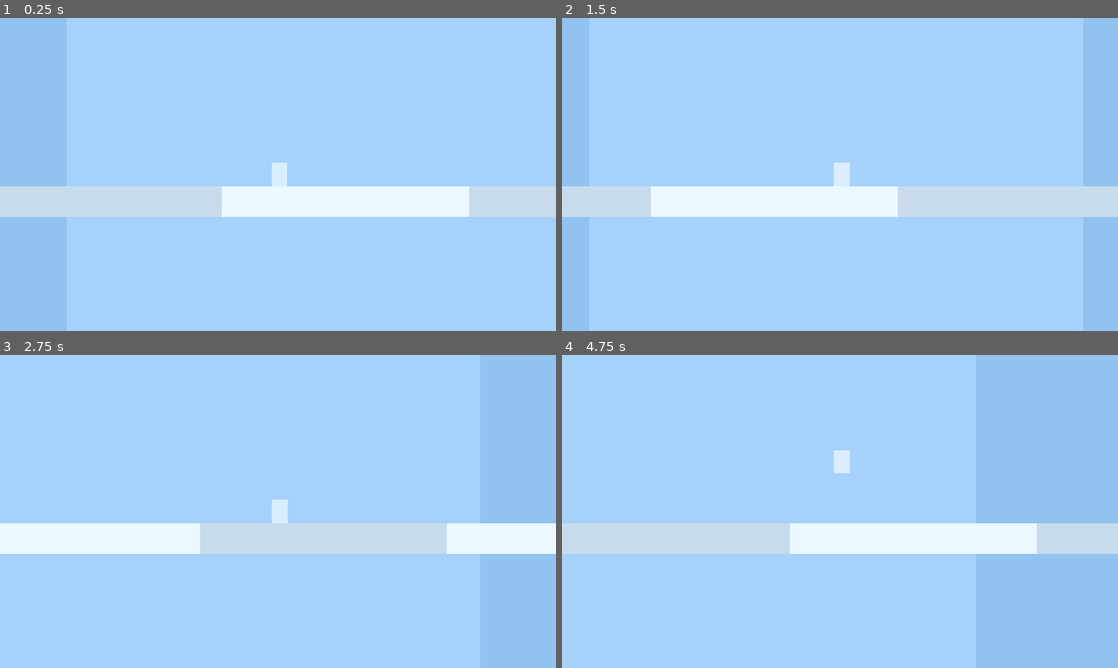
Above: before the commit, frames 1-4 (two rows, left to right).
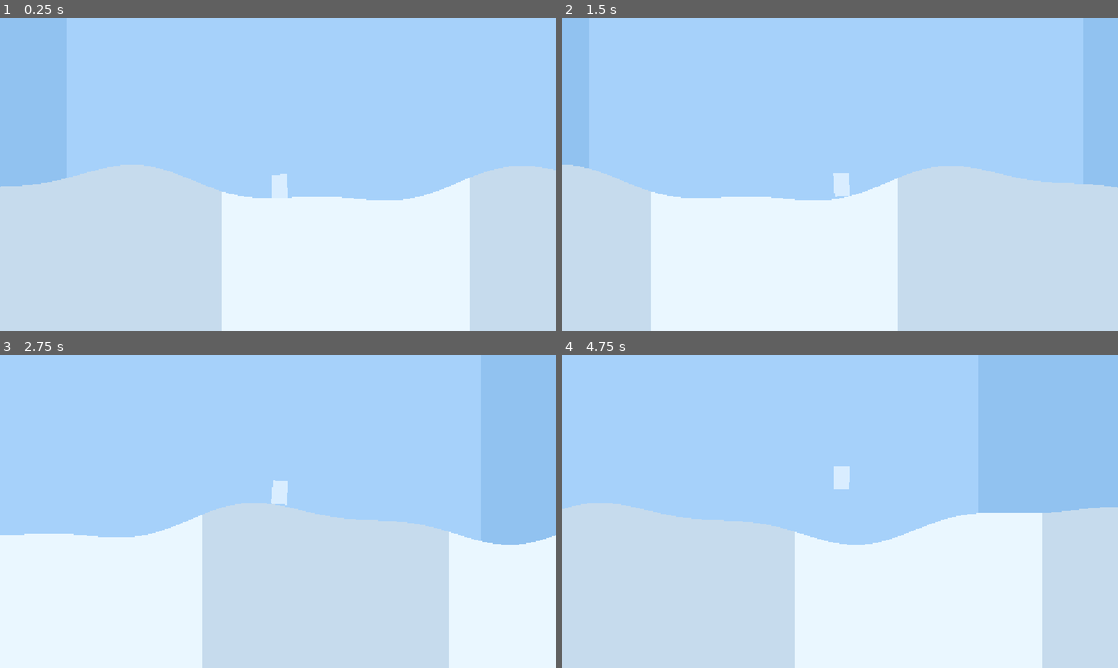
Above: after the commit, the same moments.

Repository: Kiernan-Hub/Aurora
Game: Godot game, scene res://scenes/main.tscn
The game is run twice, just before and just after one commit, with the same random seed, the same clock (stepped at 60 frames per second) and the same inputs.
Inputs:
- Up to frame 1 (0.25 s): no input
- Up to frame 2 (1.5 s): tap Enter (ui_accept) at 0.5, 0.77 s
- Up to frame 3 (2.75 s): tap Enter (ui_accept) at 1.52 s
- Up to frame 4 (4.75 s): tap Enter (ui_accept) at 3.02, 3.77, 4.52 s

The runs differ from the first frame. In frame 1, 40% of the frame differs, in the area x 0-100%, y 46-100%; in frame 2, 40%; in frame 3, 40%; in frame 4, 40%, in the area x 0-100%, y 30-100%.

Commit message:
terrain works, box doesnt fully match tilt

Diff:
--- a/scenes/terrain/terrain_chunk.tscn
+++ b/scenes/terrain/terrain_chunk.tscn
@@ -1,16 +1,10 @@
-[gd_scene load_steps=2 format=3]
-
-[sub_resource type="RectangleShape2D" id="1"]
-size = Vector2(512, 64)
+[gd_scene format=3]
 
 [node name="TerrainChunk" type="StaticBody2D"]
 collision_layer = 1
 collision_mask = 1
 
 [node name="CollisionShape2D" type="CollisionShape2D" parent="."]
-shape = SubResource("1")
 
-[node name="ColorRect" type="ColorRect" parent="."]
-position = Vector2(-256, -32)
-size = Vector2(512, 64)
+[node name="TerrainFill" type="Polygon2D" parent="."]
 color = Color(0.88, 0.95, 1, 1)
--- a/scripts/player/player.gd
+++ b/scripts/player/player.gd
@@ -6,6 +6,7 @@
 const GRAVITY: float = 1600.0
 const JUMP_VELOCITY: float = -640.0
 const FLOOR_SNAP_LENGTH: float = 18.0
+const ROTATION_SMOOTHNESS: float = 12.0
 
 @onready var color_rect: ColorRect = $ColorRect
 
@@ -16,23 +17,38 @@
 func _ready() -> void:
 	speed_manager = SPEED_MANAGER_SCRIPT.new() as RefCounted
 	floor_snap_length = FLOOR_SNAP_LENGTH
+	floor_stop_on_slope = false
+	floor_constant_speed = true
 	velocity = Vector2(speed_manager.current_speed, 0.0)
 	color_rect.color = Color(0.85, 0.93, 1.0)
+	color_rect.pivot_offset = color_rect.size * 0.5
 
 
 func _physics_process(delta: float) -> void:
 	speed_manager.update(delta)
-	velocity.x = speed_manager.current_speed
 
 	if is_on_floor() and Input.is_action_just_pressed("ui_accept"):
 		velocity.y = JUMP_VELOCITY
 
-	if not is_on_floor():
+	if is_on_floor() and velocity.y >= 0.0:
+		var slope_tangent: Vector2 = get_slope_tangent()
+		velocity = slope_tangent * speed_manager.current_speed
+		var target_rotation: float = slope_tangent.angle()
+		color_rect.rotation = lerp_angle(color_rect.rotation, target_rotation, ROTATION_SMOOTHNESS * delta)
+	else:
+		velocity.x = speed_manager.current_speed
 		velocity.y += GRAVITY * delta
-	elif velocity.y > 0.0:
-		velocity.y = 0.0
+		color_rect.rotation = lerp_angle(color_rect.rotation, 0.0, ROTATION_SMOOTHNESS * delta)
 
 	if Engine.get_physics_frames() % 60 == 0:
 		print(velocity)
 
 	move_and_slide()
+
+
+func get_slope_tangent() -> Vector2:
+	var floor_normal: Vector2 = get_floor_normal()
+	var slope_tangent: Vector2 = Vector2(-floor_normal.y, floor_normal.x).normalized()
+	if slope_tangent.x < 0.0:
+		slope_tangent = -slope_tangent
+	return slope_tangent
--- a/scripts/terrain/terrain_generator.gd
+++ b/scripts/terrain/terrain_generator.gd
@@ -9,6 +9,13 @@
 @export var chunk_count_ahead: int = 6
 @export var chunk_count_behind: int = 2
 @export var ground_y: float = 192.0
+@export var surface_y_offset: float = -32.0
+@export var height_sample_count: int = 32
+@export var hill_amplitude: float = 34.0
+@export var hill_wavelength: float = 900.0
+@export var detail_amplitude: float = 12.0
+@export var detail_wavelength: float = 380.0
+@export var terrain_depth: float = 600.0
 
 var player: CharacterBody2D
 var next_chunk_index: int = 0
@@ -64,6 +71,7 @@
 		return
 
 	chunk.position = Vector2((float(chunk_index) * chunk_width) + (chunk_width * 0.5), ground_y)
+	build_chunk_surface(chunk, chunk_index)
 	apply_chunk_color(chunk, chunk_index)
 	add_child(chunk)
 	active_chunks[chunk_index] = chunk
@@ -80,12 +88,50 @@
 	print("free chunk ", chunk_index)
 
 
+func build_chunk_surface(chunk: StaticBody2D, chunk_index: int) -> void:
+	var collision_shape: CollisionShape2D = chunk.get_node_or_null("CollisionShape2D") as CollisionShape2D
+	var terrain_fill: Polygon2D = chunk.get_node_or_null("TerrainFill") as Polygon2D
+	if collision_shape == null or terrain_fill == null:
+		push_error("TerrainChunk requires CollisionShape2D and TerrainFill nodes.")
+		return
+
+	var surface_points: PackedVector2Array = PackedVector2Array()
+	var segment_points: PackedVector2Array = PackedVector2Array()
+	var chunk_start_x: float = float(chunk_index) * chunk_width
+	var sample_count: int = maxi(height_sample_count, 2)
+
+	for sample_index: int in range(sample_count + 1):
+		var progress: float = float(sample_index) / float(sample_count)
+		var world_x: float = chunk_start_x + (progress * chunk_width)
+		var local_x: float = (progress * chunk_width) - (chunk_width * 0.5)
+		surface_points.append(Vector2(local_x, get_terrain_height(world_x)))
+
+	for point_index: int in range(surface_points.size() - 1):
+		segment_points.append(surface_points[point_index])
+		segment_points.append(surface_points[point_index + 1])
+
+	var collision: ConcavePolygonShape2D = ConcavePolygonShape2D.new()
+	collision.set_segments(segment_points)
+	collision_shape.shape = collision
+
+	var fill_points: PackedVector2Array = surface_points.duplicate()
+	fill_points.append(Vector2(chunk_width * 0.5, terrain_depth))
+	fill_points.append(Vector2(-chunk_width * 0.5, terrain_depth))
+	terrain_fill.polygon = fill_points
+
+
+func get_terrain_height(world_x: float) -> float:
+	var broad_hill: float = sin((world_x / hill_wavelength) * TAU) * hill_amplitude
+	var detail_hill: float = sin((world_x / detail_wavelength) * TAU + 1.2) * detail_amplitude
+	return surface_y_offset + broad_hill + detail_hill
+
+
 func apply_chunk_color(chunk: StaticBody2D, chunk_index: int) -> void:
-	var color_rect: ColorRect = chunk.get_node_or_null("ColorRect") as ColorRect
-	if color_rect == null:
+	var terrain_fill: Polygon2D = chunk.get_node_or_null("TerrainFill") as Polygon2D
+	if terrain_fill == null:
 		return
 
 	if chunk_index % 2 == 0:
-		color_rect.color = LIGHT_CHUNK_COLOR
+		terrain_fill.color = LIGHT_CHUNK_COLOR
 	else:
-		color_rect.color = DARK_CHUNK_COLOR
+		terrain_fill.color = DARK_CHUNK_COLOR
